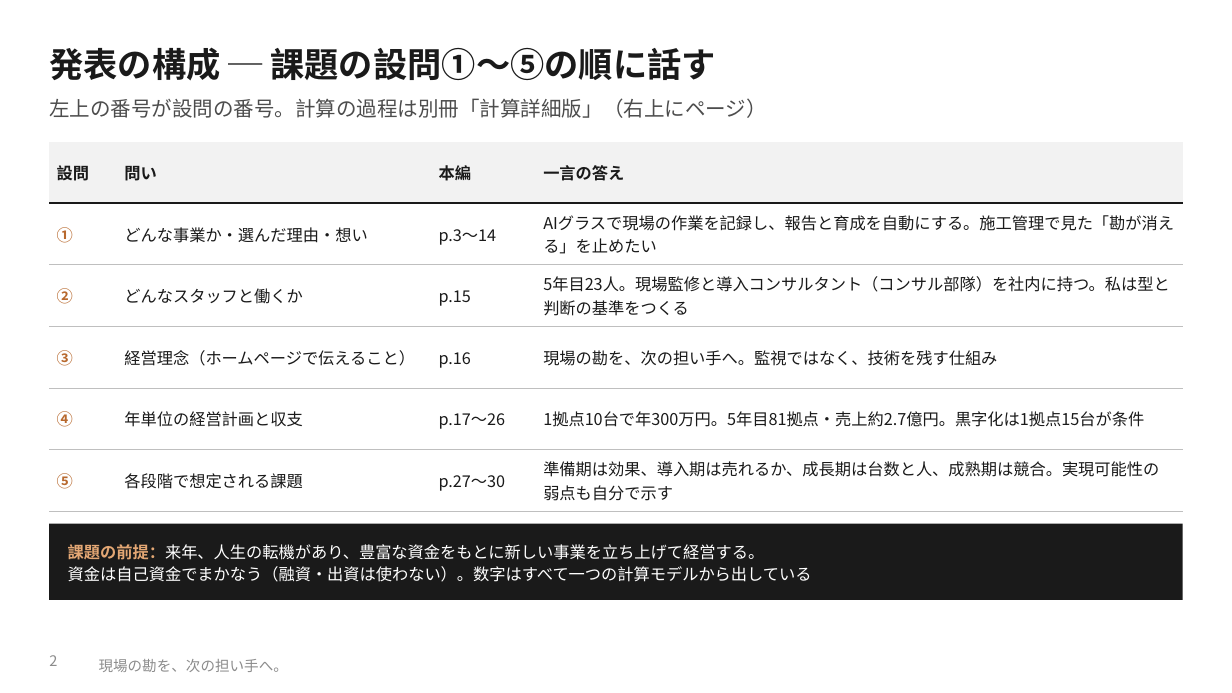
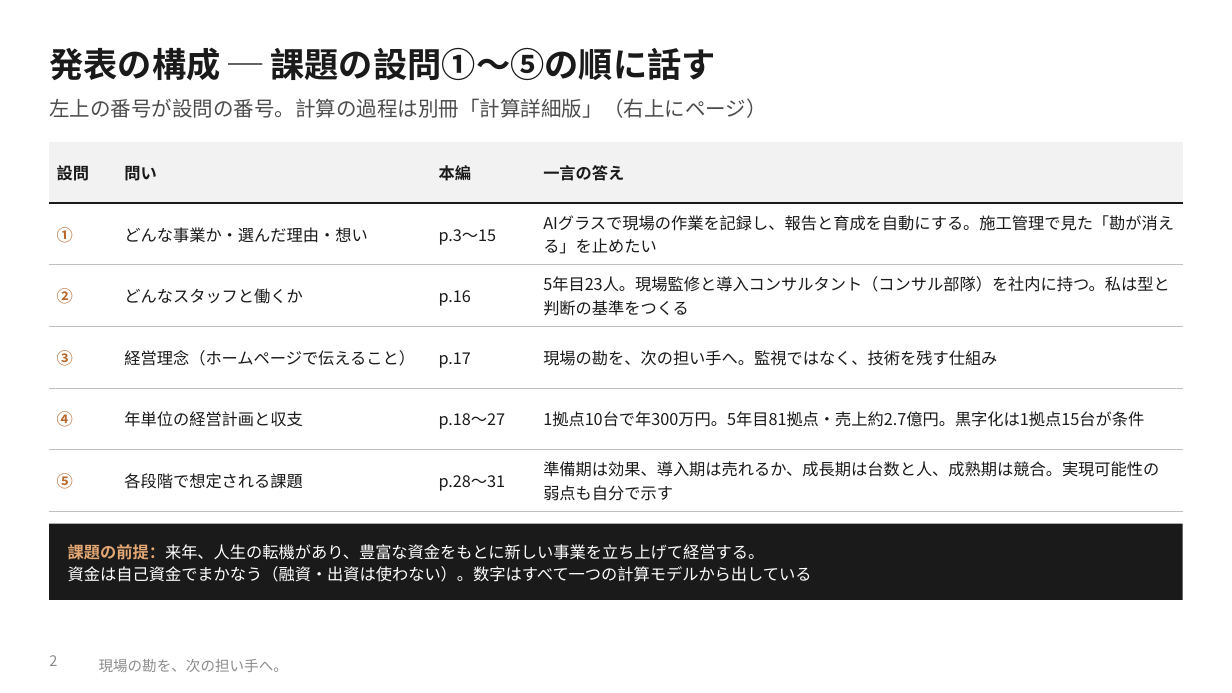
Before and after one commit to SEITOSHIKI/-ai-commute-audio-, a slide deck: slide 2 of deck/カンツギ_事業計画書_本編.pptx. Drawn at 1232x693 pixels with LibreOffice and Linux fonts; fonts in the diff are those of the drawing; background and template pictures are left out. Boxes give left, top, right and bottom in pixels: in the first picture for what was removed or moved away, otherwise in the second. Text is boxed around its words. In the diff, an @@ line names an element or a change of style, - is before the commit and + after.

```diff
--- a/deck/カンツギ_事業計画書_本編.pptx
+++ b/deck/カンツギ_事業計画書_本編.pptx
@@ table at bbox=[49, 142, 1183, 505] @@
-row 2, column 3: p.3〜14
+row 2, column 3: p.3〜15
-row 3, column 3: p.15
+row 3, column 3: p.16
-row 4, column 3: p.16
+row 4, column 3: p.17
-row 5, column 3: p.17〜26
+row 5, column 3: p.18〜27
-row 6, column 3: p.27〜30
+row 6, column 3: p.28〜31
```
Also in this commit, not shown: 8 other slides changed, 1 slide added, 12 other files.
